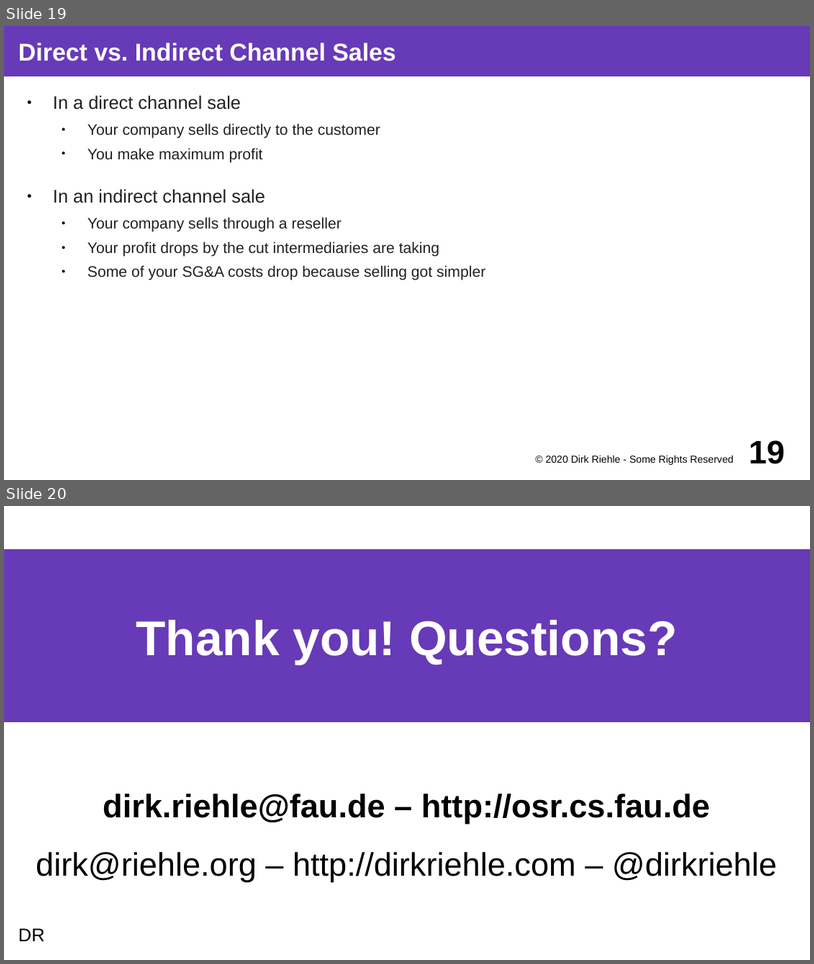
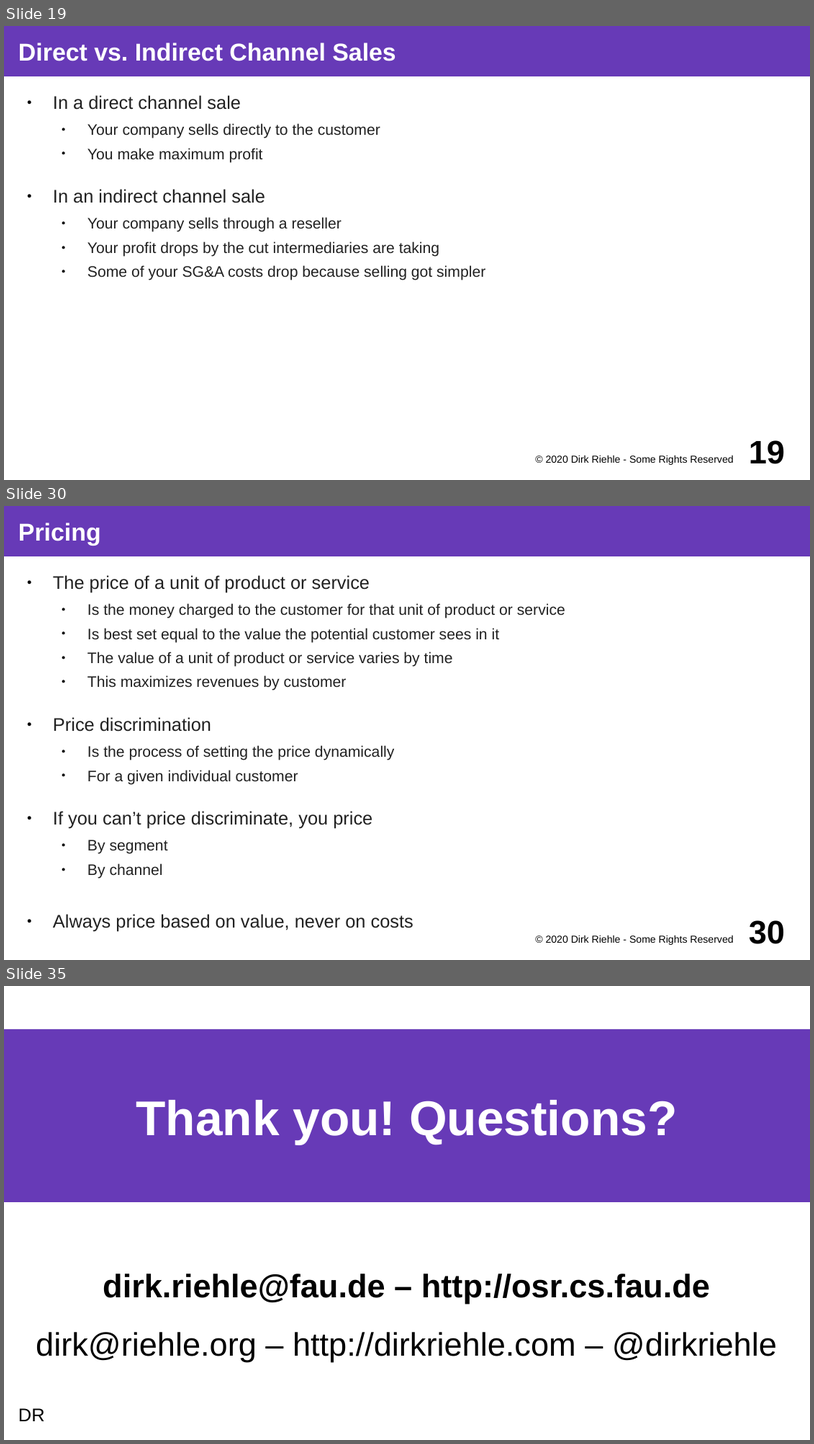
Before and after one commit to dirkriehle/coss-course, a slide deck: Lecture slides/COSS B04 - Business Models.odp. Shown one above the other, each under a label of ours: slides 19 and 20 before the commit, slides 19, 30 and 35 after it; the slides between them are not shown. The pictures are 814x964 and 814x1444 pixels, drawn with LibreOffice and Linux fonts; fonts in the diff are those of the drawing. Boxes give left, top, right and bottom in pixels: in the first picture for what was removed or moved away, otherwise in the second. Text is boxed around its words. In the diff, an @@ line names an element or a change of style, - is before the commit and + after.

Commit message:
Working on the business model section before returning to the startup search process.

```diff
--- a/Lecture slides/COSS B04 - Business Models.odp
+++ b/Lecture slides/COSS B04 - Business Models.odp
@@ slide 30 added at box(4, 506, 810, 960), background #FFFFFF @@
@@ title added at box(4, 506, 810, 556), fill #673AB7, 24 pt, text #FFFFFF, bold @@
+Pricing
@@ text added at box(53, 575, 566, 878), 15 pt, text #212121 @@
+● The price of a unit of product or service
+  ● Is the money charged to the customer for that unit of product or service
+  ● Is best set equal to the value the potential customer sees in it
+  ● The value of a unit of product or service varies by time
+  ● This maximizes revenues by customer
+● Price discrimination
+  ● Is the process of setting the price dynamically
+  ● For a given individual customer
+● If you can’t price discriminate, you price
+  ● By segment
+  ● By channel
+● Always price based on value, never on costs
@@ text added at box(546, 934, 733, 944), 10 pt, text #000000 @@
+© 2020 Dirk Riehle - Some Rights Reserved
@@ page number added at box(749, 920, 785, 944), 32 pt, text #000000, bold @@
+30
@@ what was slide 20 is now slide 35 @@
```
Also in this commit, not shown: 14 other slides added, 1 other file.
